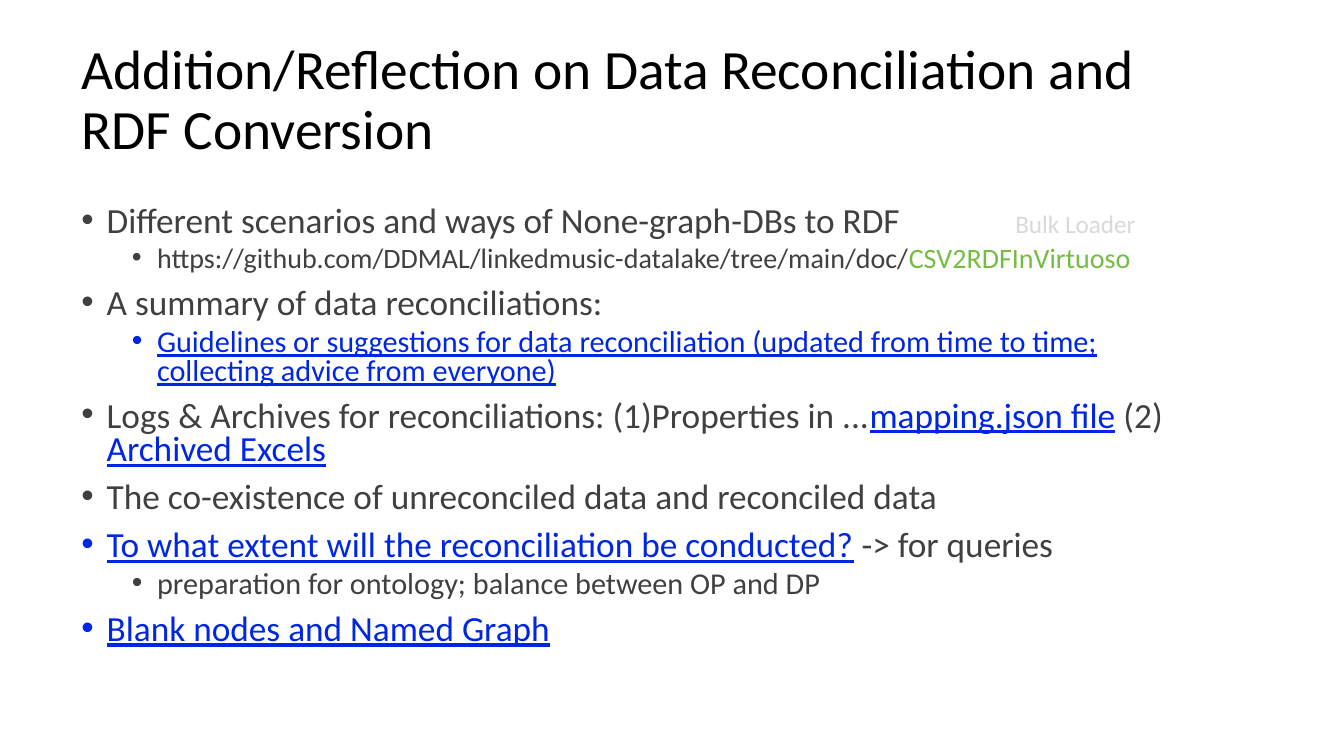
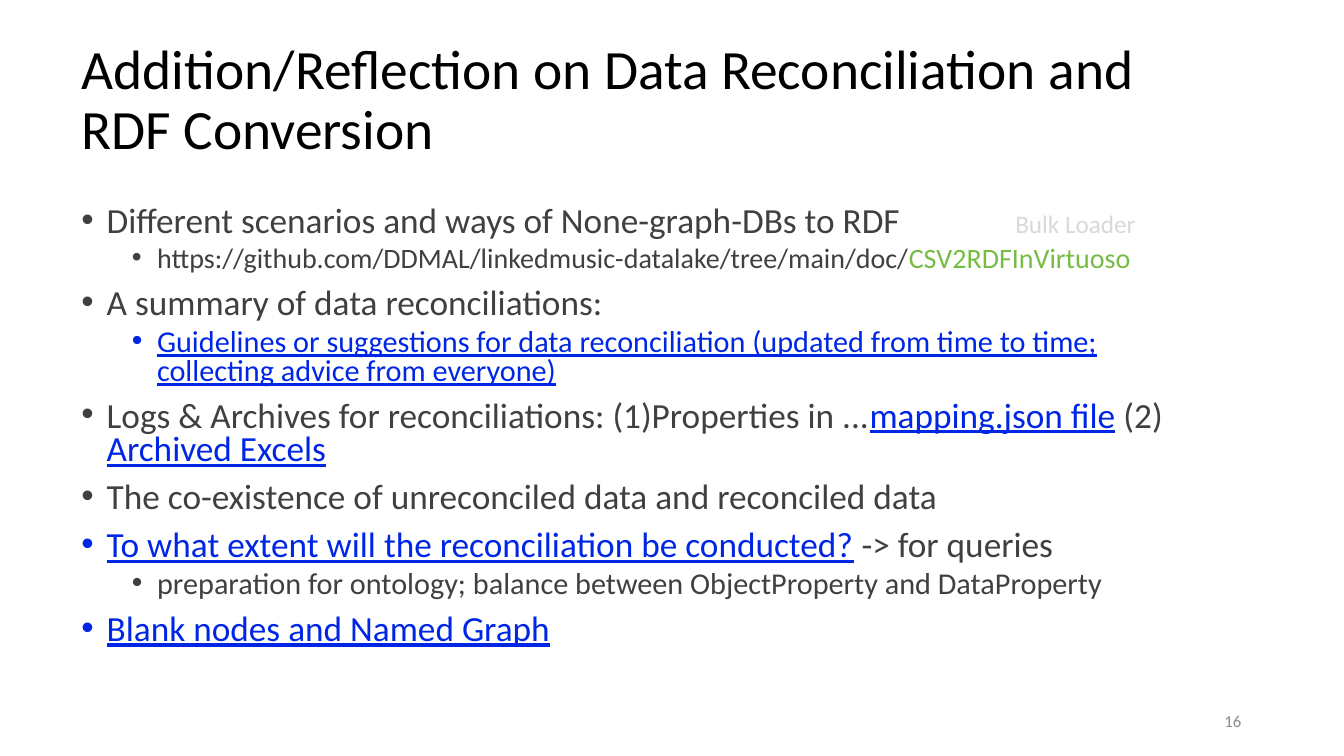
Before and after one commit to DDMAL/linkedmusic-queries, a slide deck: slide 16 of handOver_generalReviewOf_LinkedMusicQueries2024-2025.pptx (slide 14 before the commit). Drawn at 1344x756 pixels with LibreOffice and Linux fonts; fonts in the diff are those of the drawing. Boxes give left, top, right and bottom in pixels: in the first picture for what was removed or moved away, otherwise in the second. Text is boxed around its words. In the diff, an @@ line names an element or a change of style, - is before the commit and + after.

```diff
--- a/handOver_generalReviewOf_LinkedMusicQueries2024-2025.pptx
+++ b/handOver_generalReviewOf_LinkedMusicQueries2024-2025.pptx
@@ text at (x1=157, y1=573, x2=1102, y2=599): text changed @@
-  • preparation for ontology; balance between OP and DP
+  • preparation for ontology; balance between ObjectProperty and DataProperty
@@ page number added at (x1=1224, y1=716, x2=1241, y2=727), 12 pt, text #8C8C8C @@
+16
```
Also in this commit, not shown: 13 other slides changed, 3 slides added, 2 other files.
